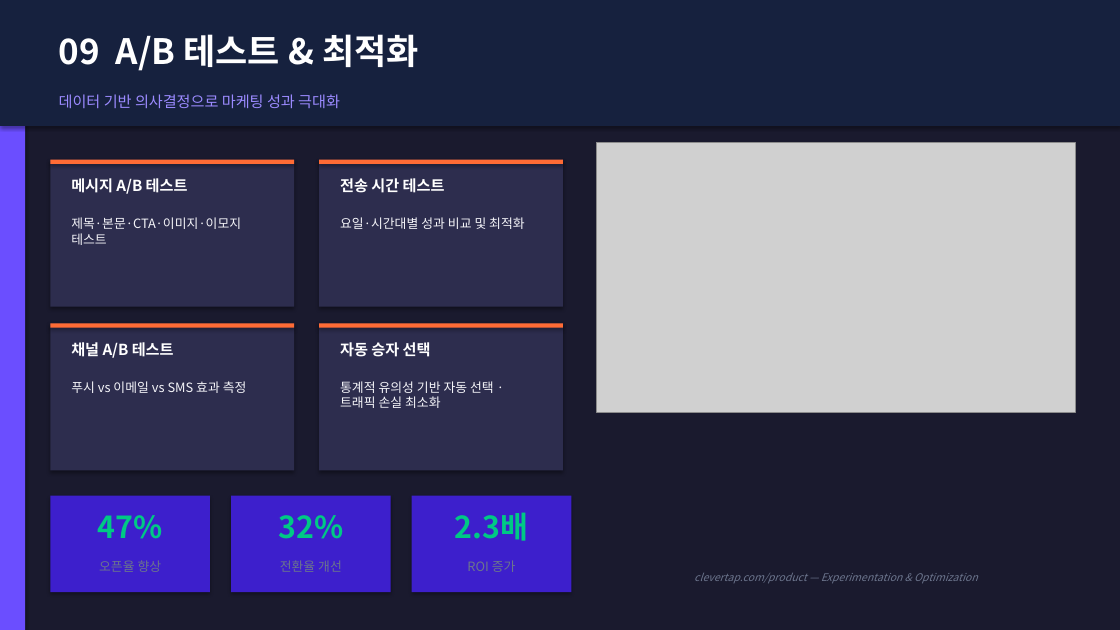
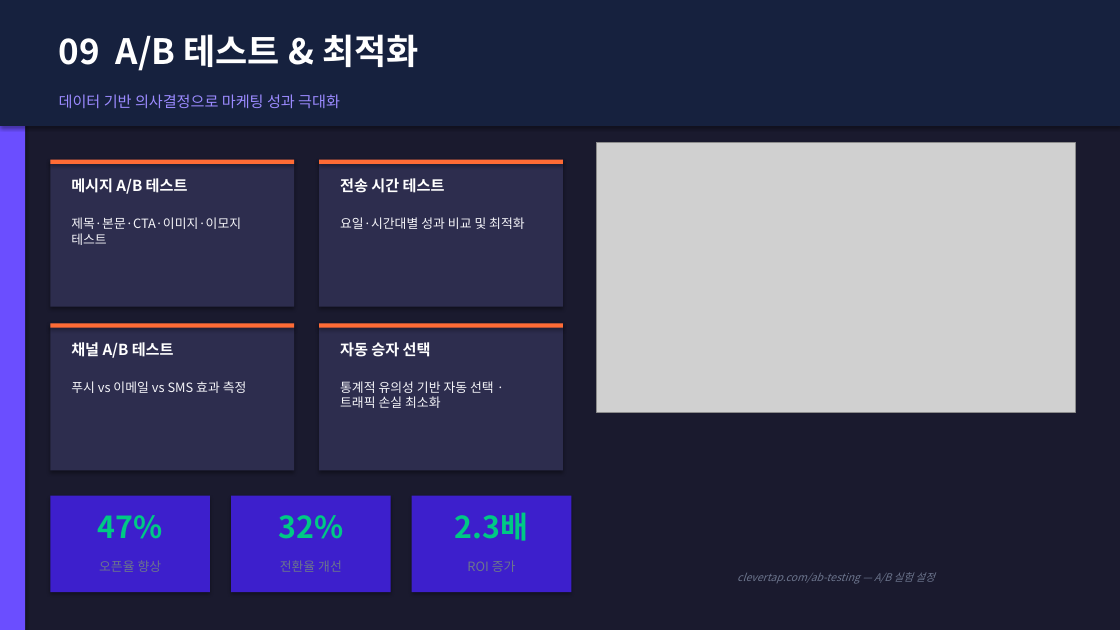
Before and after one commit to redskio/pepper, a slide deck: slide 11 of output/clevertap_proposal_kr_v5.pptx. Drawn at 1120x630 pixels with LibreOffice and Linux fonts; fonts in the diff are those of the drawing; grey boxes stand for pictures. Boxes give left, top, right and bottom in pixels: in the first picture for what was removed or moved away, otherwise in the second. Text is boxed around its words. In the diff, an @@ line names an element or a change of style, - is before the commit and + after.

```diff
--- a/output/clevertap_proposal_kr_v5.pptx
+++ b/output/clevertap_proposal_kr_v5.pptx
@@ text at (737, 572, 934, 584): text changed @@
-clevertap.com/product — Experimentation & Optimization
+clevertap.com/ab-testing — A/B 실험 설정
```
Also in this commit, not shown: 8 other slides changed, 2 other files.
